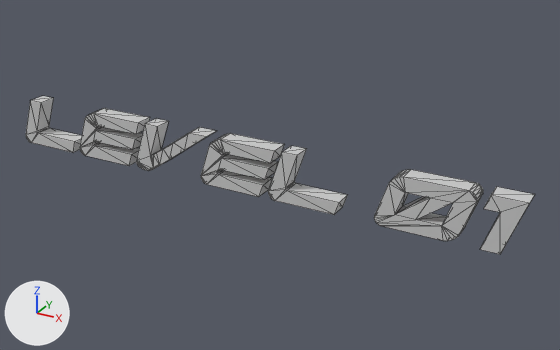
The FBX model flick_vr/Content/FlickerGame/Meshes/level01.FBX as it was, and as the next commit left it.
One viewpoint serves both versions: a camera (50 mm lens) standing at (0.997, -1.589, 0.788) and looking at (0.1, 0.041, -0.027). Every picture has the same lights, and +X, +Y and +Z are marked at lower left. Mesh edges are drawn as thin lines. Where no turn or scale is listed for an object, it has been applied to the vertices.

Names of what the first picture shows: 'Text003'.
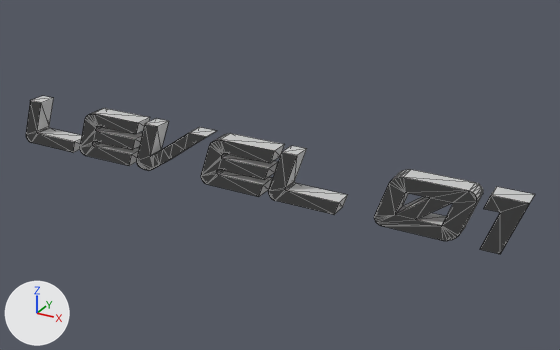
Where the change shows, as pixel boxes [x1, y1, x2, y2] in the pictures (560 x 350 px):
part 1 of me_mesh, recoloured (grey to black)
    both: [26, 101, 530, 254]

The edits, one by one:
Material '01 - Default' (mat_01___default) is new.
Its base color is (0.051, 0.051, 0.051) (black #404040).
Its roughness is 0.859.
me_mesh has 266 vertices, 512 faces and spans x -0.743..0.743, y -0.025..0.025, z -0.069..0.069.
me_mesh is used by ob_text003; location (0.0, 0.0, 0.0).
me_mesh part 1: all 123 faces centred in x -0.742..0.708, y -0.025, z -0.061..0.06 switch from mat_02___default (light grey #cacaca) to mat_01___default (black #404040).
